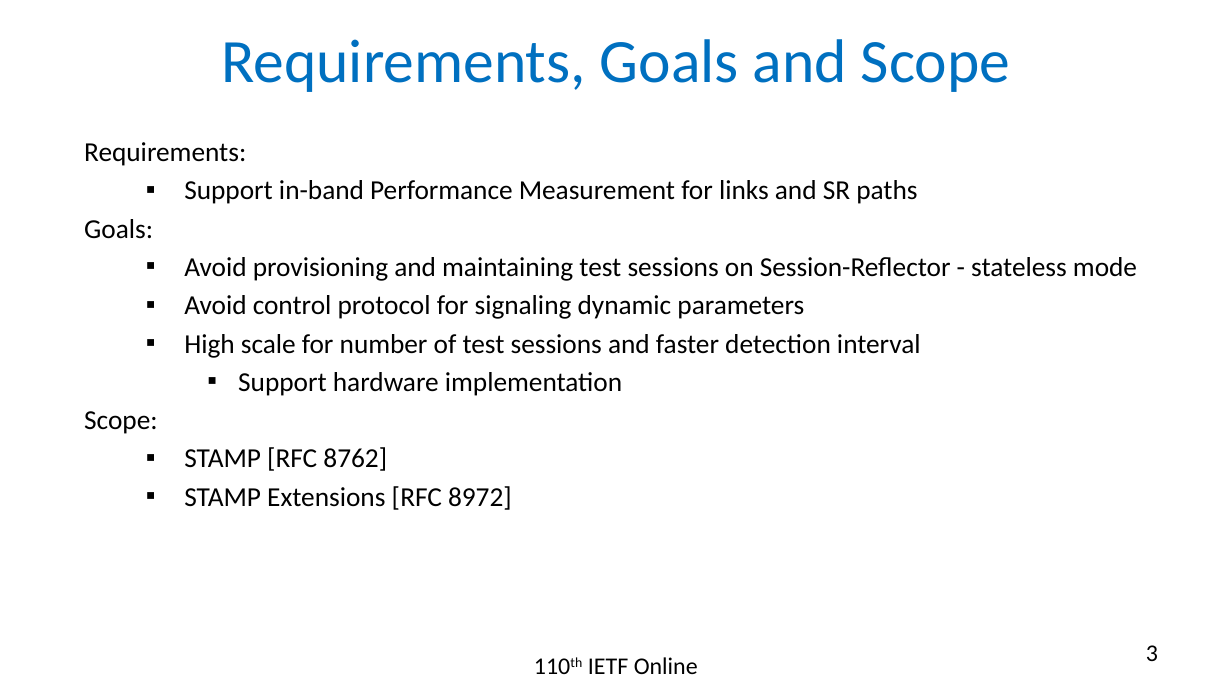
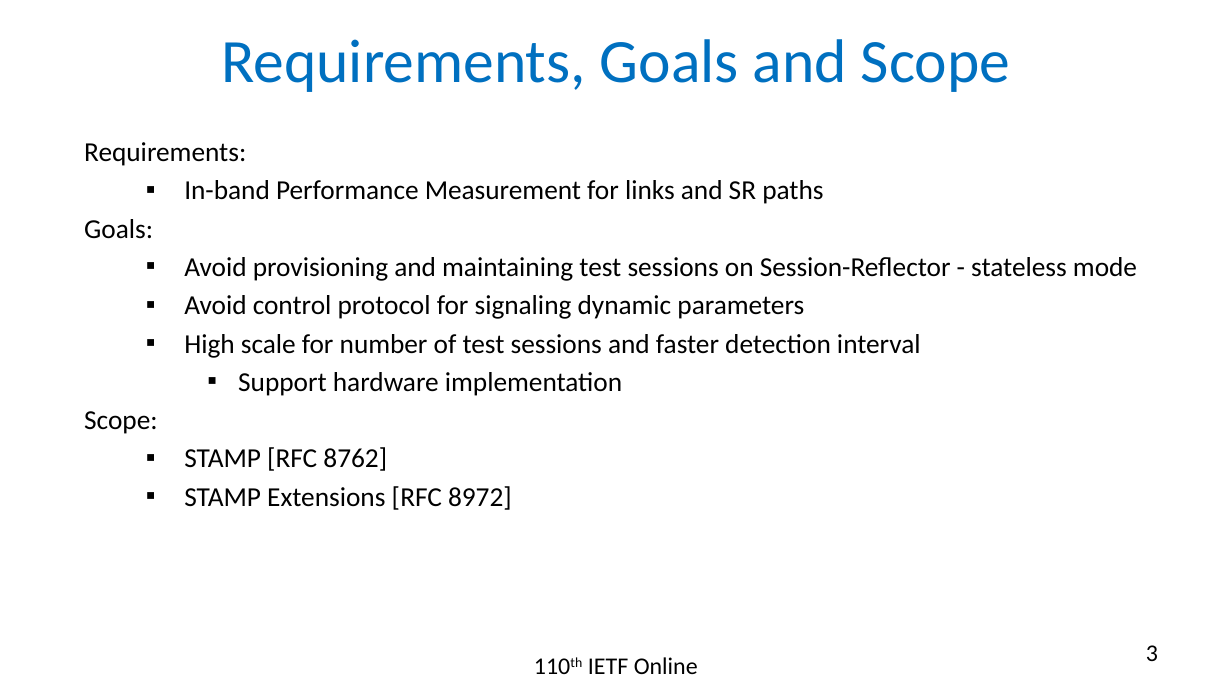
Before and after one commit to rakgandhi/ietf-slides, a slide deck: slide 3 of draft-gandhi-ippm-stamp-srpm-02.pptx. Drawn at 1232x693 pixels with LibreOffice and Linux fonts; fonts in the diff are those of the drawing. Boxes give left, top, right and bottom in pixels: in the first picture for what was removed or moved away, otherwise in the second. Text is boxed around its words. In the diff, an @@ line names an element or a change of style, - is before the commit and + after.

```diff
--- a/draft-gandhi-ippm-stamp-srpm-02.pptx
+++ b/draft-gandhi-ippm-stamp-srpm-02.pptx
@@ text at [184, 180, 823, 204]: text changed @@
-  ▪ Support in-band Performance Measurement for links and SR paths
+  ▪ In-band Performance Measurement for links and SR paths
```
Also in this commit, not shown: 1 other file.
